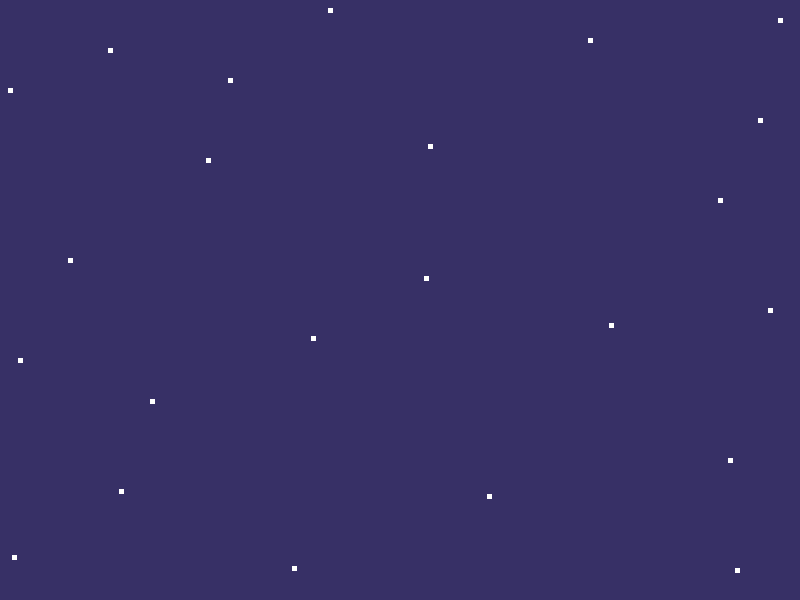
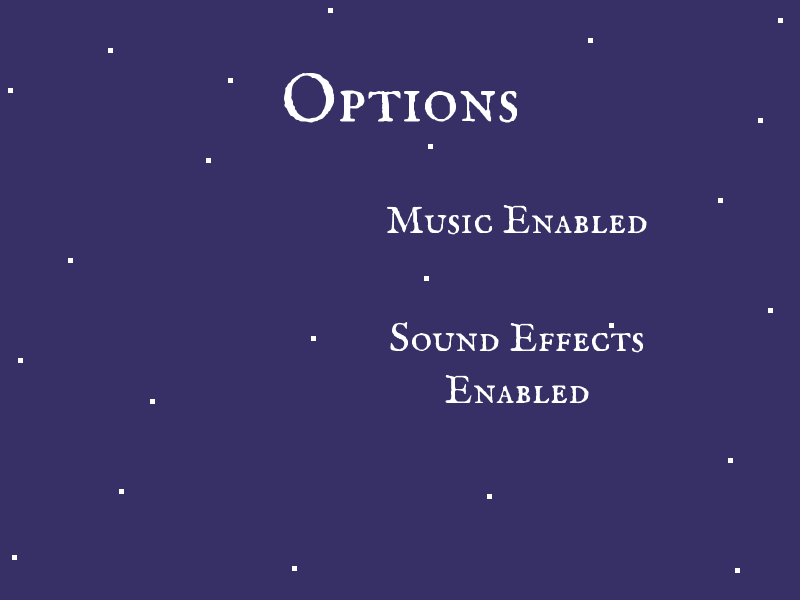
Layer changes from the first 800 x 600 image to the second:
added layer "Options" above "About" over bbox(284, 73, 517, 123)
added layer "Music Enabled ..." above "Background" over bbox(387, 205, 647, 404)
